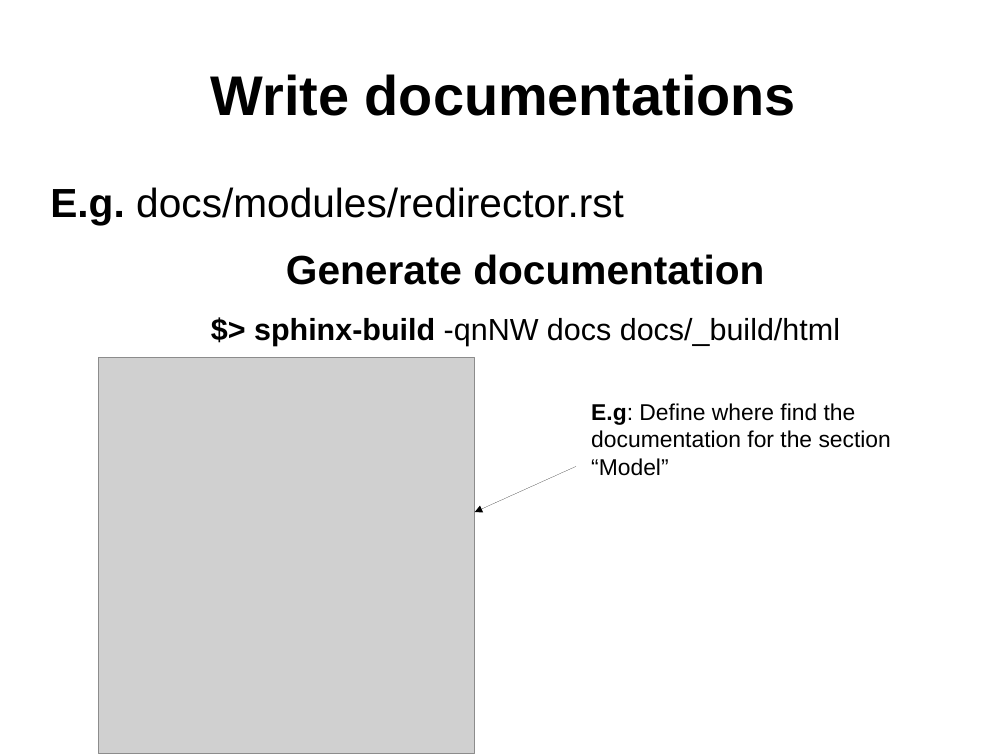
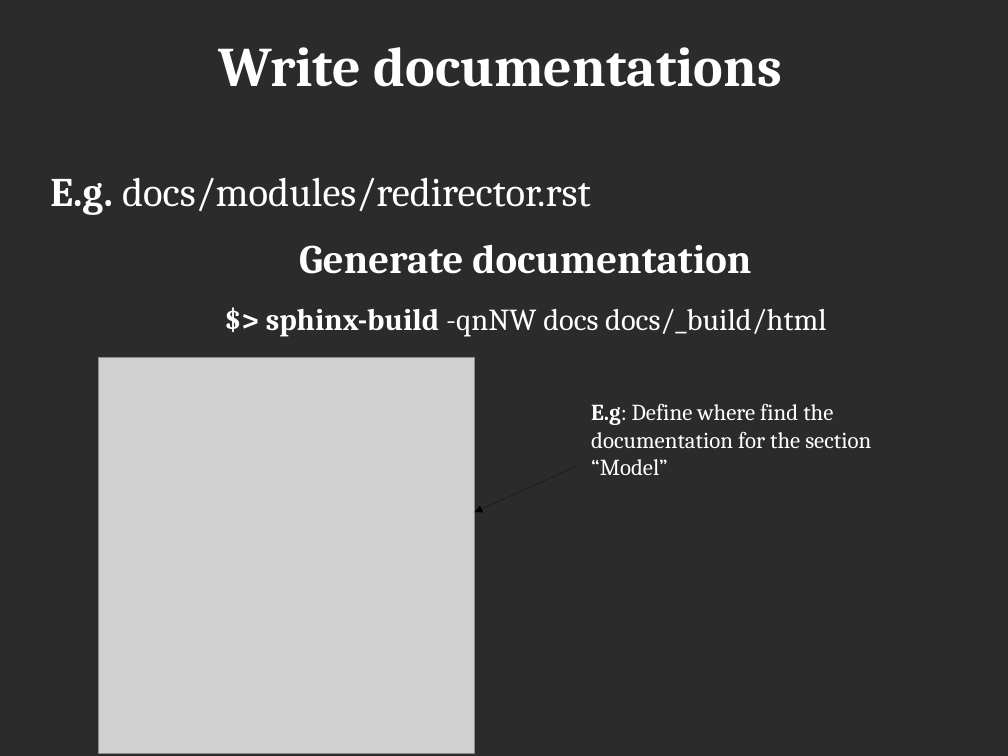
Before and after one commit to hachreak/invenio-devforum-knowledge-2.0, a slide deck: slide 15 of presentation.odp. Drawn at 1008x756 pixels with LibreOffice and Linux fonts; fonts in the diff are those of the drawing; grey boxes stand for pictures; background and template pictures are left out; a plain dark background stands for a picture behind light text. Boxes give left, top, right and bottom in pixels: in the first picture for what was removed or moved away, otherwise in the second. Text is boxed around its words. In the diff, an @@ line names an element or a change of style, - is before the commit and + after.

```diff
--- a/presentation.odp
+++ b/presentation.odp
@@ background #FFFFFF to picture (left out) @@
@@ font Arial to Cambria, text colour #000000 to #FFFFFF in 3 elements at [50,177,826,337], [591,404,871,475], [218,47,782,87] @@
@@ title "Write documentations": place and size @@
-title "Write documentations" at [211,74,796,116]
+title "Write documentations" at [218,47,782,87]
@@ text "E.g. docs/modules/redirector.rst": place and size @@
-text "E.g. docs/modules/redirector.rst" at [50,187,840,346]
+text "E.g. docs/modules/redirector.rst" at [50,177,826,337]
```
Also in this commit, not shown: 16 other slides changed, 1 other file.
